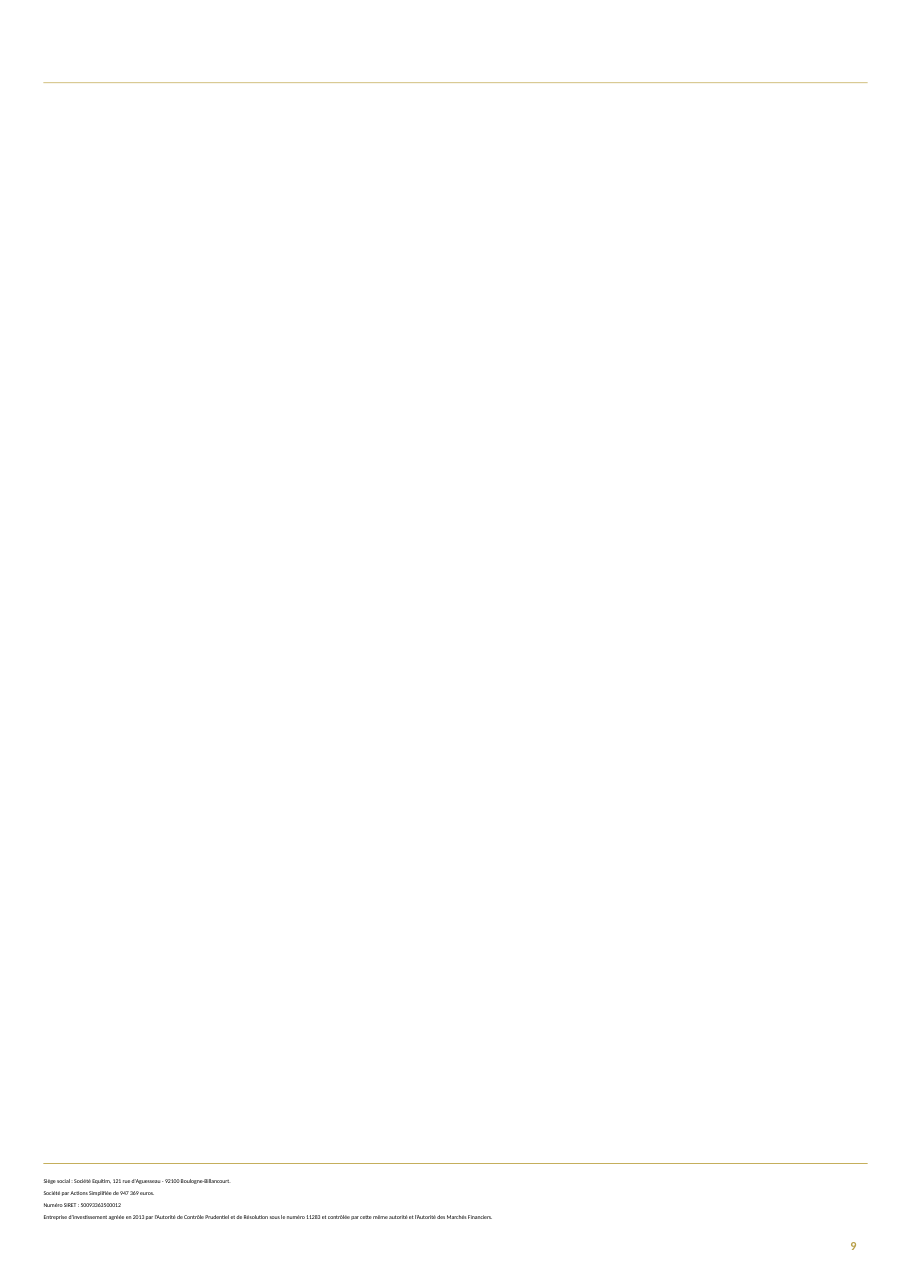
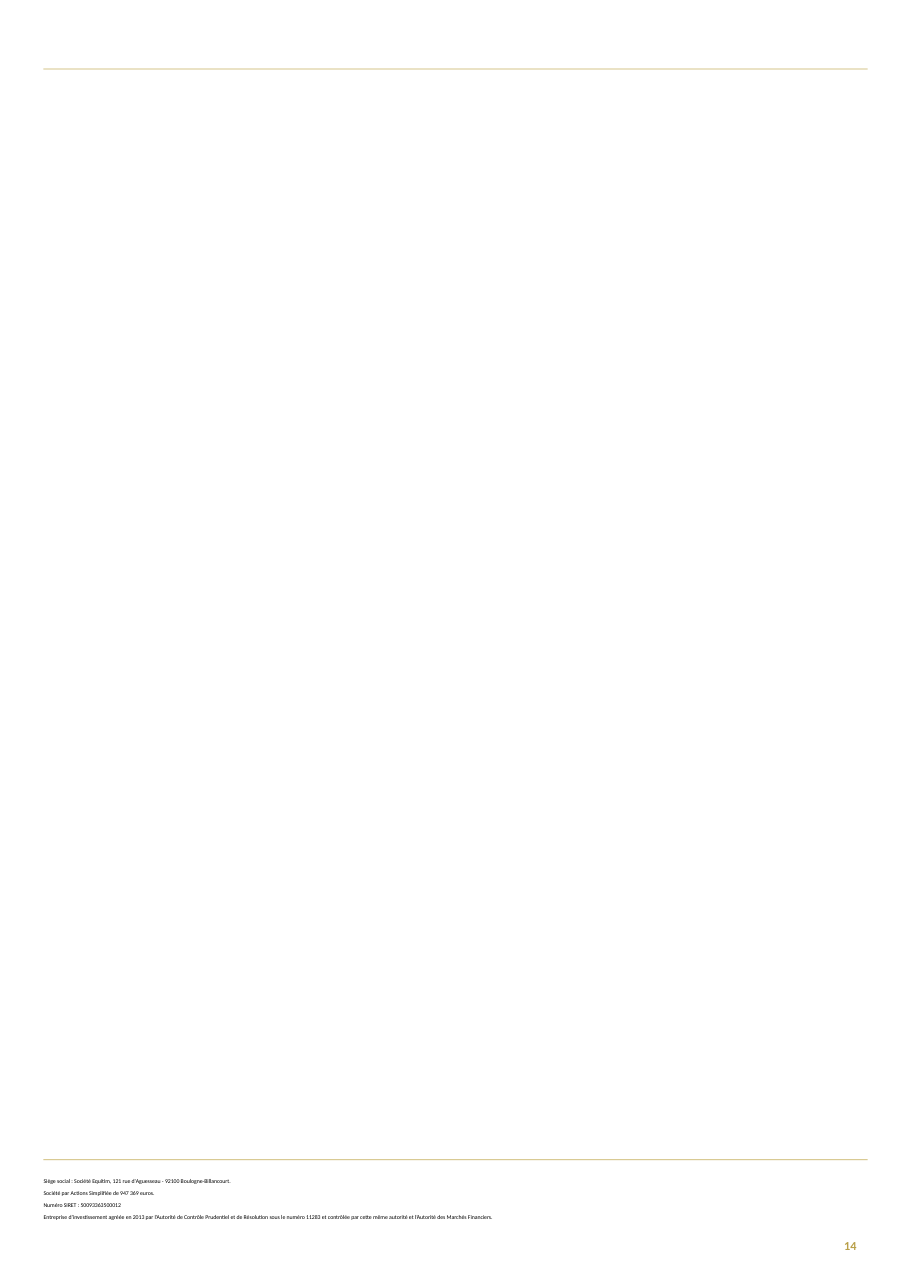
Before and after one commit to guillaumejacquin/Moulinette_Brochure_Equitim, a slide deck: slide 14 of result/guigui2- FR001400B4A4result.pptx (slide 9 before the commit). Drawn at 911x1288 pixels with LibreOffice and Linux fonts; fonts in the diff are those of the drawing; background and template pictures are left out. Boxes give left, top, right and bottom in pixels: in the first picture for what was removed or moved away, otherwise in the second. Text is boxed around its words. In the diff, an @@ line names an element or a change of style, - is before the commit and + after.

```diff
--- a/result/guigui2- FR001400B4A4result.pptx
+++ b/result/guigui2- FR001400B4A4result.pptx
@@ rectangle: place and size @@
-rectangle at bbox=[43, 1163, 867, 1164]
+rectangle at bbox=[43, 68, 867, 69]
@@ rectangle removed at bbox=[43, 83, 867, 84] @@
@@ rectangle added at bbox=[43, 1160, 867, 1161], fill #C5AF5C @@
@@ page number at bbox=[844, 1242, 856, 1250]: text changed @@
-9
+14
```
Also in this commit, not shown: 8 other slides changed, 5 slides added, 32 other files.
